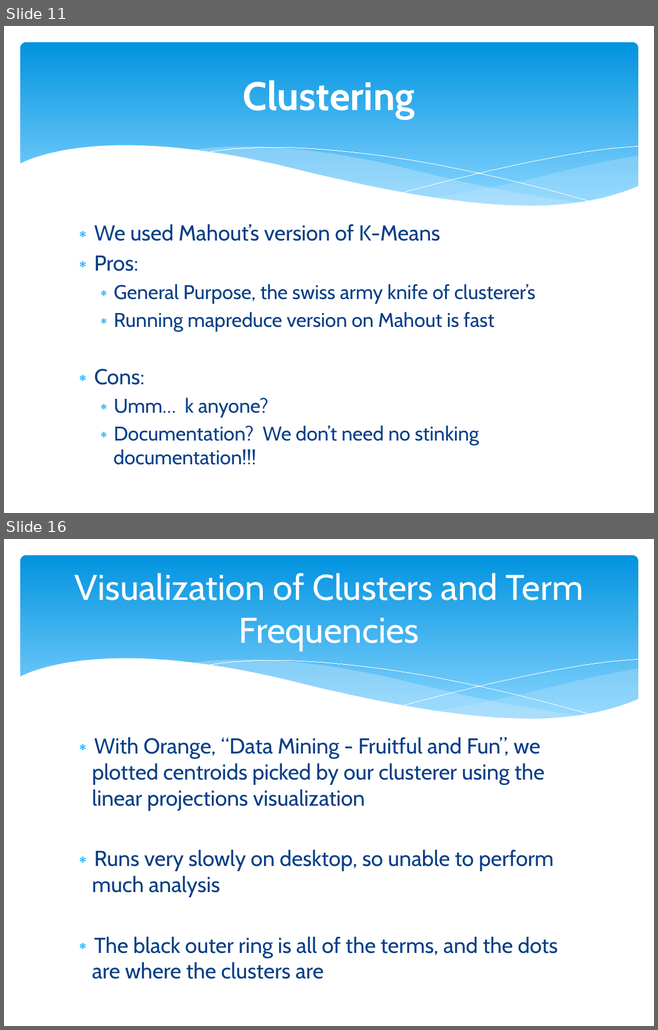
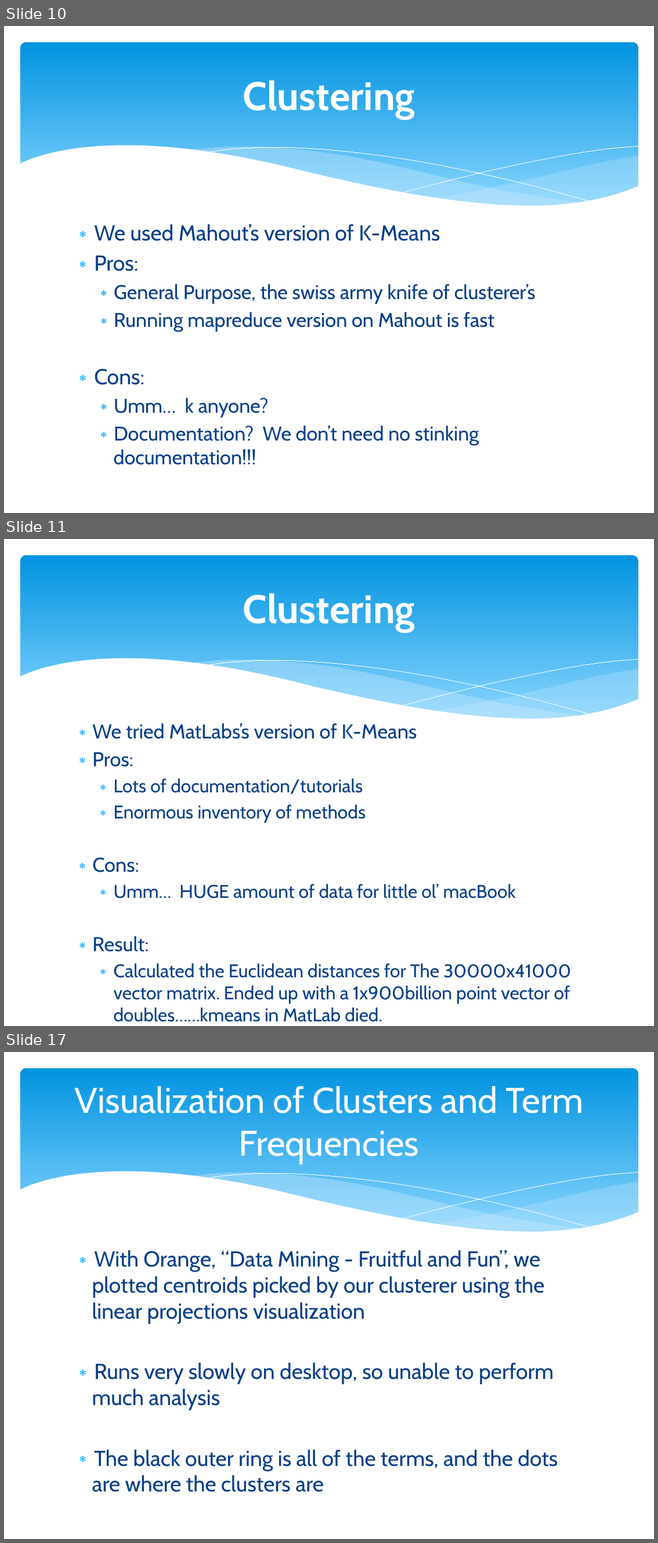
Before and after one commit to Mletter1/Challenge1, a slide deck: Presentation.pptx. Shown one above the other, each under a label of ours: slides 11 and 16 before the commit, slides 10, 11 and 17 after it; the slides between them are not shown. The pictures are 658x1030 and 658x1543 pixels, drawn with LibreOffice and Linux fonts; fonts in the diff are those of the drawing. Boxes give left, top, right and bottom in pixels: in the first picture for what was removed or moved away, otherwise in the second. Text is boxed around its words. In the diff, an @@ line names an element or a change of style, - is before the commit and + after.

```diff
--- a/Presentation.pptx
+++ b/Presentation.pptx
@@ slide 11 added at <box>4,539,654,1026</box>, background #FFFFFF; not listed: 6 template elements that a slide beside it also shows @@
@@ title added at <box>242,593,415,632</box>, 44 pt, text #FFFFFF, bold @@
+Clustering
@@ text added at <box>92,723,571,1004</box>, 20.4 pt, text #073E87 @@
+∗ We tried MatLabs’s version of K-Means
+∗ Pros:
+  ∗ Lots of documentation/tutorials
+  ∗ Enormous inventory of methods
+∗ Cons:
+  ∗ Umm… HUGE amount of data for little ol’ macBook
+∗ Result:
+  ∗ Calculated the Euclidean distances for The 30000x41000 vector matrix. Ended up with a 1x900billion point vector of doubles……kmeans in MatLab died.
@@ what was slide 11 is now slide 10 @@
@@ what was slide 16 is now slide 17 @@
```
Also in this commit, not shown: 5 slides changed, 2 other slides added, 2 slides removed.
